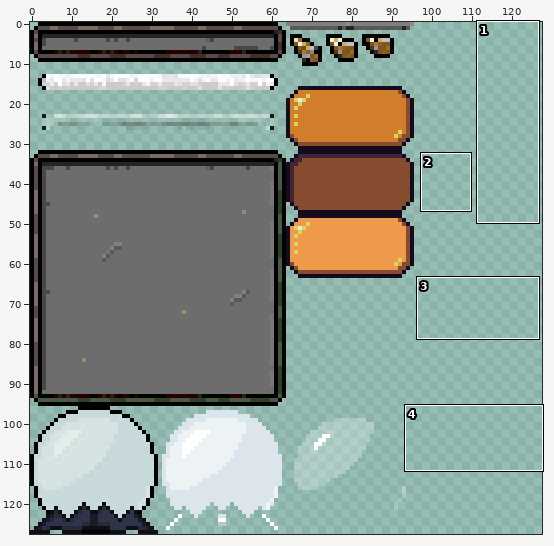
Sprite sheet, stored at demos/imgs/ui.png. The first picture is a wide view before the edit; the outline marks the close-up.
Close-up. Earlier state:
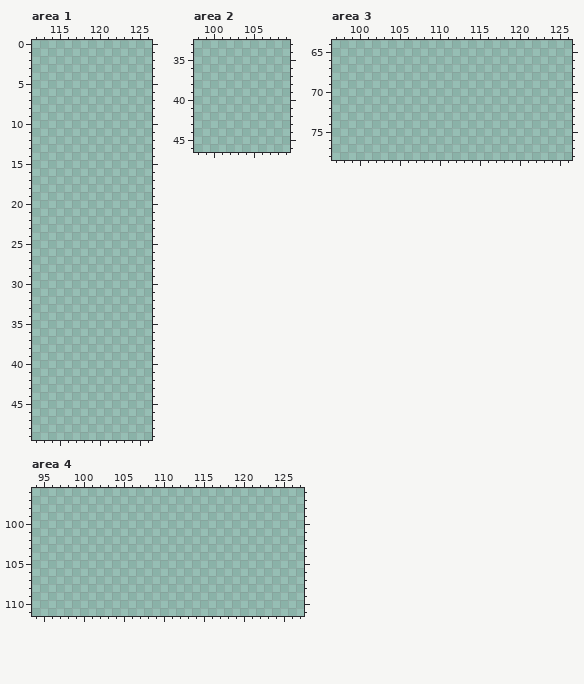
The file is 128x128 pixels. Pixels under 10% opacity are left out. Colours within 5 levels of each other are drawn and written as one. Shown: area 1: x 112..126, y 0..49; area 2: x 98..109, y 33..46; area 3: x 97..126, y 64..78; area 4: x 94..127, y 96..111. The commit also changed other parts of the picture, which this record leaves out.
The result:
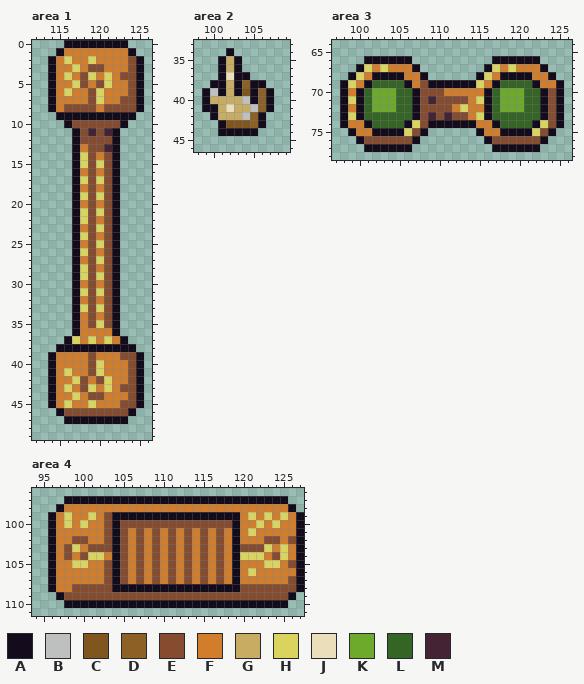
Palette (. is transparent): A #140c1c  B #bec0bf  C #81561e  D #8d6025  E #854c30  F #d27d2c  G #c8ac61  H #dad45e  J #eadfba  K #6daa2c  L #346524  M #442434
The edit:
Area 1:
y 0: x 116..123 ........ -> AAAAAAAA
y 1: x 115..124 .......... -> AFFFFFFFFA
y 2: x 114..125 ............ -> AFHFFHFFFFEA
y 3: x 114..125 ............ -> AFFHFEEFFFEA
y 4: x 114..125 ............ -> AFHFEHFHFEEA
y 5: x 114..125 ............ -> AFFHEFEHFFEA
y 6: x 114..125 ............ -> AFHFFEHFFFEA
y 7: x 114..125 ............ -> AFFFFEHFFEEA
y 8: x 114..125 ............ -> AFEEEEFEEEEA
y 9: x 115..124 .......... -> AAAAAAAAAA
y 10: x 116..123 ........ -> AEEEEEEA
y 11: x 117..122 ...... -> AEMEMA
y 12: x 117..122 ...... -> AEEEEA
y 13: x 117..122 ...... -> AFEEMA
y 14: x 117..122 ...... -> AHEFEA
y 15: x 117..122 ...... -> AHEHEA
y 16: x 117..122 ...... -> AFEFEA
y 17: x 117..122 ...... -> AHEHEA
y 18: x 117..122 ...... -> AFEFEA
y 19: x 117..122 ...... -> AHEHEA
y 20: x 117..122 ...... -> AFEFEA
y 21: x 117..122 ...... -> AHEHEA
y 22: x 117..122 ...... -> AHEFEA
y 23: x 117..122 ...... -> AFEHEA
y 24: x 117..122 ...... -> AHEFEA
y 25: x 117..122 ...... -> AFEHEA
y 26: x 117..122 ...... -> AHEFEA
y 27: x 117..122 ...... -> AFEHEA
y 28: x 117..122 ...... -> AHEFEA
y 29: x 117..122 ...... -> AHEHEA
y 30: x 117..122 ...... -> AFEFEA
y 31: x 117..122 ...... -> AHEHEA
y 32: x 117..122 ...... -> AFEFEA
y 33: x 117..122 ...... -> AHEHEA
y 34: x 117..122 ...... -> AFEFEA
y 35: x 117..122 ...... -> AFEHEA
y 36: x 117..122 ...... -> AFFFFA
y 37: x 116..123 ........ -> AHFHFHFA
y 38: x 115..124 .......... -> AAAAAAAAAA
y 39: x 114..125 ............ -> AFFFFEFFFEEA
y 40: x 114..125 ............ -> AFFFFEHFFFEA
y 41: x 114..125 ............ -> AFHFFEHFFFEA
y 42: x 114..125 ............ -> AFFHEFEHFFEA
y 43: x 114..125 ............ -> AFHFEHFHFEEA
y 44: x 114..125 ............ -> AFFHFEEFFFEA
y 45: x 114..125 ............ -> AFHFFHFFFEEA
y 46: x 115..124 .......... -> AEEEEEEEEA
y 47: x 116..123 ........ -> AAAAAAAA
Area 2:
y 34: x 102 . -> A
y 35..36: x 101..103 ... -> AGA
y 37: x 101..104 .... -> AJAA
y 38: x 100..106 ....... -> AAGADAA
y 39: x 99..107 ......... -> ABAGACADA
y 40: x 99..107 ......... -> AGGGGBADA
y 41: x 99..107 ......... -> AAGJGGBDA
y 42: x 100..106 ....... -> AGGGBDA
y 43: x 101..106 ...... -> ACCCDA
y 44: x 101..105 ..... -> AAAAA
Area 3:
y 66: x 101..106 ...... -> AAAAAA; x 117..122 ...... -> AAAAAA
y 67: x 100..107 ........ -> AHFHFFFA; x 116..123 ........ -> AHFHFFFA
y 68: x 99..108 .......... -> AHFAAAAFFA; x 115..124 .......... -> AHFAAAAFFA
y 69: x 98..125 ............................ -> AHFALLLLAFEAAAAAAHFALLLLAFFA
y 70: x 98..125 ............................ -> AFALKKKLLAEEEFFFFFALKKKLLAEA
y 71: x 98..125 ............................ -> AHALKKKLLAEMEEEEFHALKKKLLAEA
y 72: x 98..125 ............................ -> AFALKKKLLAEEEEFHFFALKKKLLAEA
y 73: x 98..125 ............................ -> AHALLLLLLAEMEMEEFHALLLLLLAEA
y 74: x 98..125 ............................ -> AFFALLLLAHEAAAAAAFFALLLLAHEA
y 75: x 99..108 .......... -> AFFAAAAHEA; x 115..124 .......... -> AFFAAAAHEA
y 76: x 100..107 ........ -> AEEEEEEA; x 116..123 ........ -> AEEEEEEA
y 77: x 101..106 ...... -> AAAAAA; x 117..122 ...... -> AAAAAA
Area 4:
y 97: x 98..125 ............................ -> AAAAAAAAAAAAAAAAAAAAAAAAAAAA
y 98: x 97..126 .............................. -> AFFFFFFFFFFFFFFFFFFFFFFFFFFFFA
y 99: x 96..127 ................................ -> AFHFFHFEAAAAAAAAAAAAAAAAFHFHFHFA
y 100: x 96..127 ................................ -> AFHFHFFEAEEEEEEEEEEEEEEAFFHFHFFA
y 101: x 96..127 ................................ -> AFFFFFFEAEFEFEFEFEFEFEFAFHFFFFFA
y 102: x 96..127 ................................ -> AFFEEFFEAEFEFEFEFEFEFEFAFFFEEFEA
y 103: x 96..127 ................................ -> AFEHFEEEAEFEFEFEFEFEFEFAEEEHFHFA
y 104: x 96..127 ................................ -> AFEFEHHFAEFEFEFEFEFEFEFAHHHFEHFA
y 105: x 96..127 ................................ -> AFFHHFFEAEFEFEFEFEFEFEFAFFFHHFEA
y 106: x 96..127 ................................ -> AFFFFFFEAEFEFEFEFEFEFEFAFHFFFFFA
y 107: x 96..127 ................................ -> AFFFFFFEAEFEFEFEFEFEFEFAFFFFFFEA
y 108: x 96..127 ................................ -> AFFEEEEEAAAAAAAAAAAAAAAAEEEEEEEA
y 109: x 97..126 .............................. -> AEEEEEEEEEEEEEEEEEEEEEEEEEEEEA
y 110: x 98..125 ............................ -> AAAAAAAAAAAAAAAAAAAAAAAAAAAA
Where, in picture pixels (left, top, right, bottom), the same in both close-ups:
added: (48, 40, 144, 424)
added: (202, 48, 274, 136)
added: (340, 56, 564, 152)
added: (48, 496, 304, 608)
